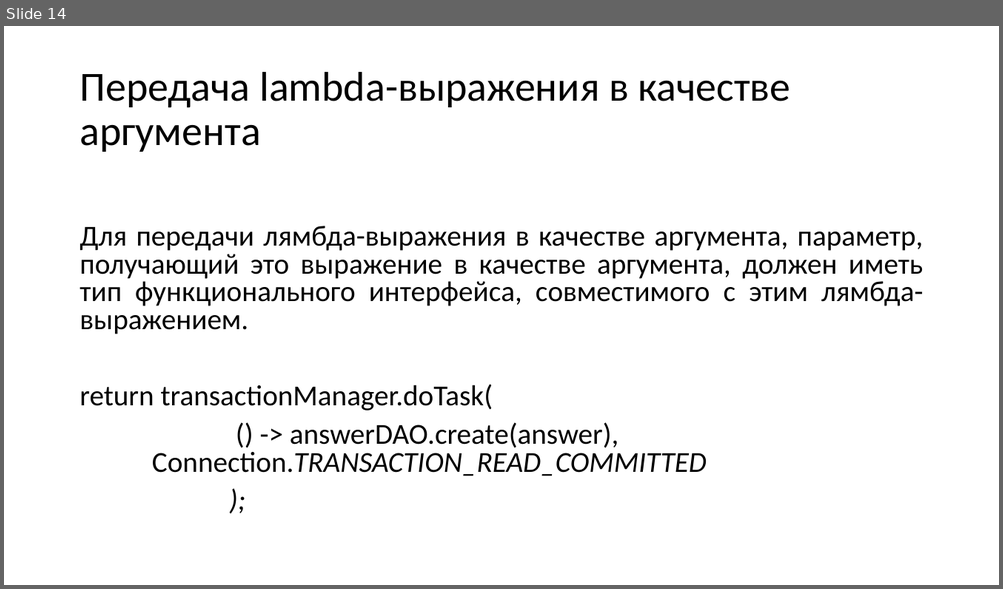
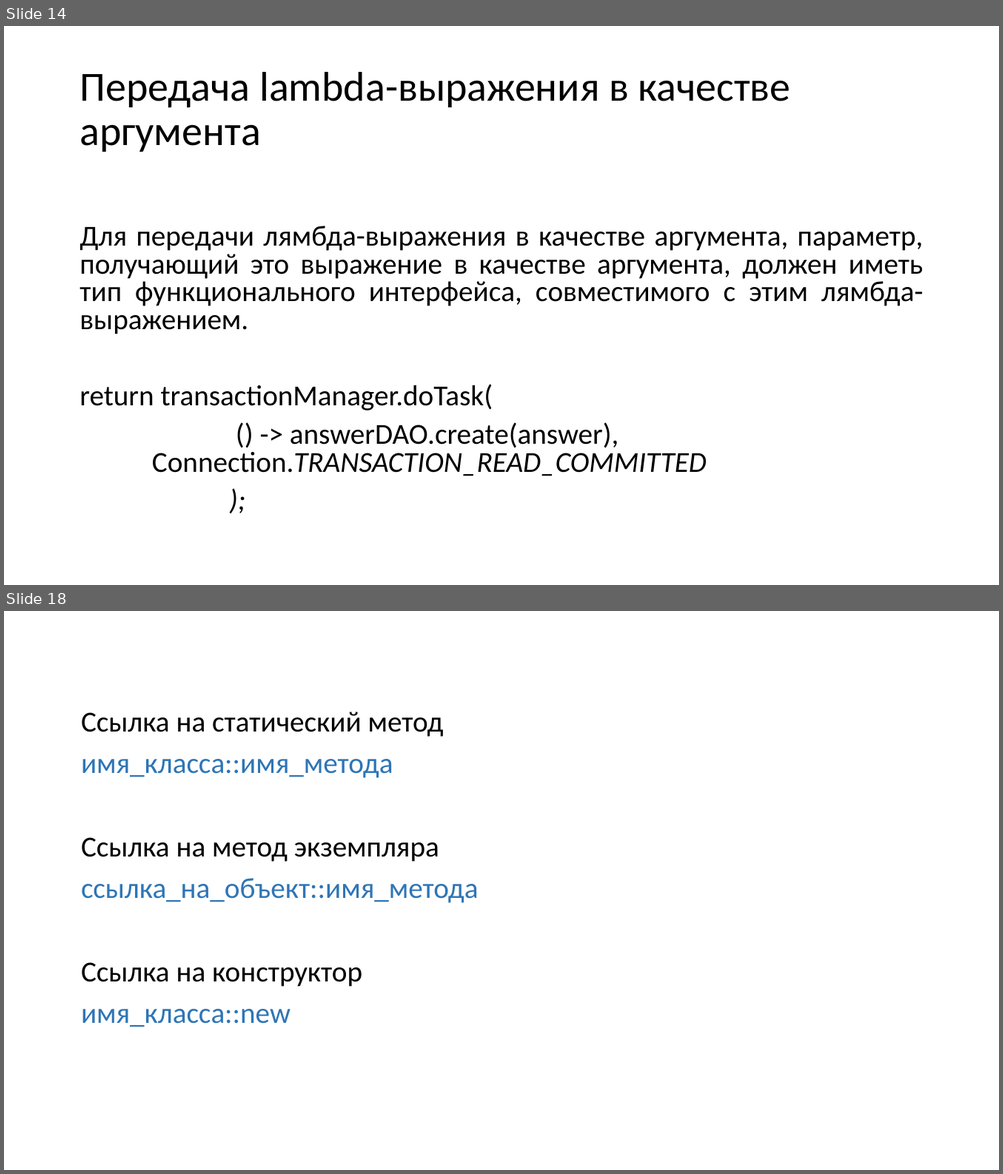
Before and after one commit to infostroytraining/tasks, a slide deck: presentations/java8.pptx. Shown one above the other, each under a label of ours: slide 14 before the commit, slides 14 and 18 after it; the slides between them are not shown. The pictures are 1003x589 and 1003x1174 pixels, drawn with LibreOffice and Linux fonts; fonts in the diff are those of the drawing. Boxes give left, top, right and bottom in pixels: in the first picture for what was removed or moved away, otherwise in the second. Text is boxed around its words. In the diff, an @@ line names an element or a change of style, - is before the commit and + after.

```diff
--- a/presentations/java8.pptx
+++ b/presentations/java8.pptx
@@ slide 18 added at [4,611,999,1170], background #FFFFFF @@
@@ text added at [81,712,478,1028], 28 pt, text #000000 @@
+Ссылка на статический метод
+имя_класса::имя_метода
+Ссылка на метод экземпляра
+ссылка_на_объект::имя_метода
+Ссылка на конструктор
+имя_класса::new
```
Also in this commit, not shown: 7 slides changed, 8 other slides added.
